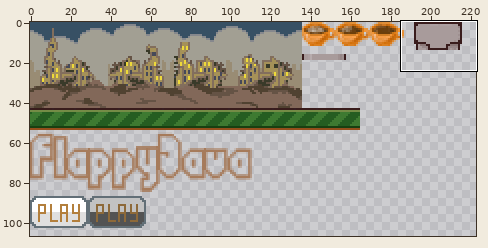
Sprite sheet: texture.png. The first picture is a wide view before the edit; the outline marks the close-up.
Close-up. As it was:
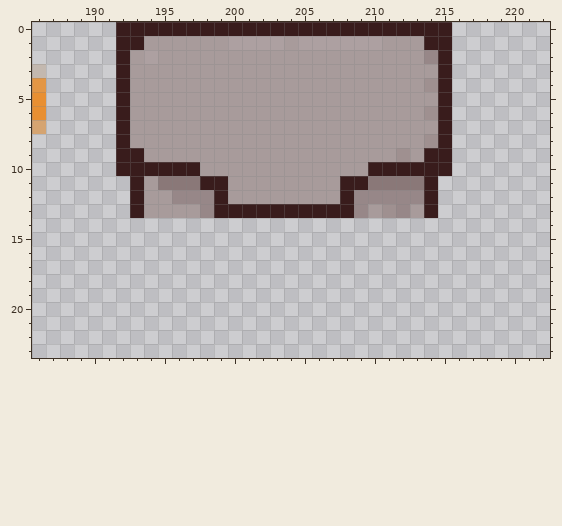
The file is 256x128 pixels. Pixels under 10% opacity are left out. Colours within 5 levels of each other are drawn and written as one. Shown: x 186..222, y 0..23. The wide view leaves out empty margins. The commit also changed other parts of the picture, which this record leaves out.
Once edited:
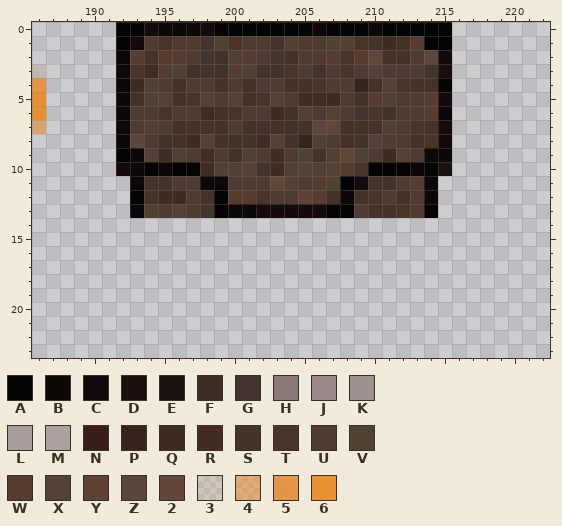
Palette (. is transparent): A #050404  B #0d0707  C #150a0b  D #1b0c0e  E #1a120e  F #3c2d27  G #43342f  H #8a7878  J #978788  K #9f9090  L #a89b9b  M #ada0a1  N #391c1c  P #36241c  Q #3f2b21  R #452c20  S #443228  T #4a3329  U #4f3b31  V #504231  W #573d30  X #564138  Y #5f4332  Z #5c453c  2 #624638  3 #e886191c  4 #ea8c2584  5 #e88b28d3  6 #e88f32
From old to new:
y 0: x 192..215 NNNNNNNNNNNNNNNNNNNNNNNN -> AACBBBCAAAAAAABAAABAAAAA
y 1: x 192..215 NNLLLLLLMMMMLMMMMMMLLLNN -> ACUTUUGVTUUGVUUVVTSQSWAA
y 2: x 192..215 NLMLLLLLLLLLLLLLLLLLLLJN -> BWSWWUGSVWUGSUUWTW2SSUZC
y 3: x 192..215 NLLLLLLLLLLLLLLLLLLLLLLN -> BTQWVSSSWVSSTUSUTUXUUUSD
y 4: x 192..215 NLLLLLLLLLLLLLLLLLLLLLKN -> BQVUSUUSUSUUSSTUUPSXTSSA
y 5: x 192..215 NLLLLLLLLLLLLLLLLLLLLLLN -> BSVXSTXUXSTXURQQUSWVUUWC
y 6: x 192..215 NLLLLLLLLLLLLLLLLLLLLLKN -> BUUTUUQSTUUQSVUXUGTSUUWB
y 7: x 192..215 NLLLLLLLLLLLLLLLLLLLLLLN -> BUVUSSSSUSSSSSZ2SSSVUTSC
y 8: x 192..215 NLLLLLLLLLLLLLLLLLLLLLKN -> BZUSSQXSSSQXSPVUSSXUUSTC
y 9: x 192..215 NNLLLLLLLLLLLLLLLLLLKLNN -> ABXFVURUSVURUVSV2VUQXUBB
y 10: x 192..215 NNNNNNLLLLLLLLLLLLNNNNNN -> CBABAAQVVXSQVXVXWTAAABAE
y 11: x 193..214 NLHHHNNLLLLLLLLNNHHHHN -> BSSUUBBUUU2XUWVACSSUWB
y 12: x 193..214 NLLJJJNLLLLLLLLNJJJJJN -> ASQQUSAWWTUUYWSBSTUSUB
y 13: x 193..214 NLLLLJNNNNNNNNNNJLKJLN -> BVUXUGABBCCCCCAAUSSTUA
Boxes around the changes in both close-ups, in picture pixels (x1, y1, x2, y2):
changed: (116, 22, 452, 218)
